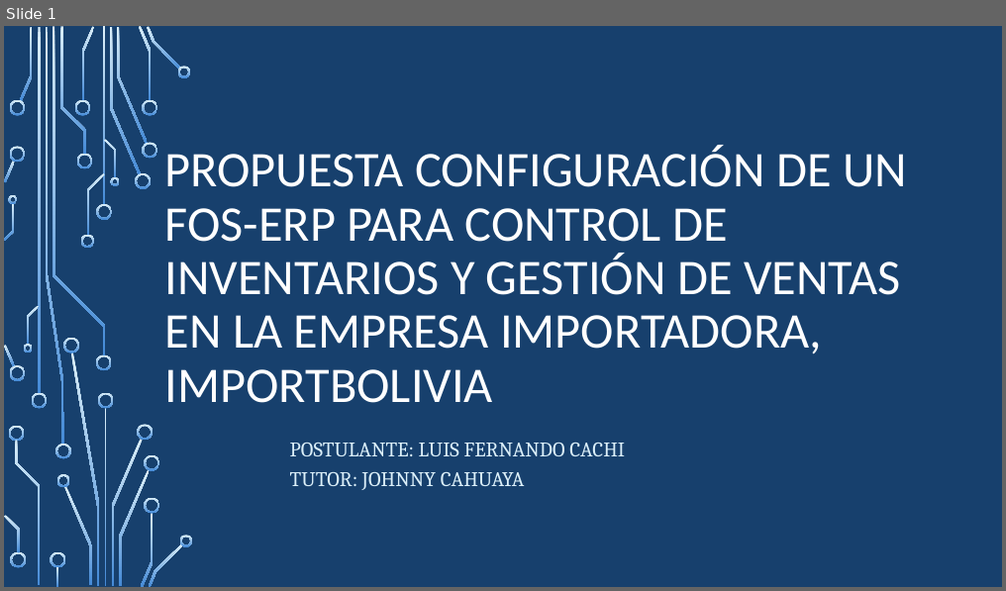
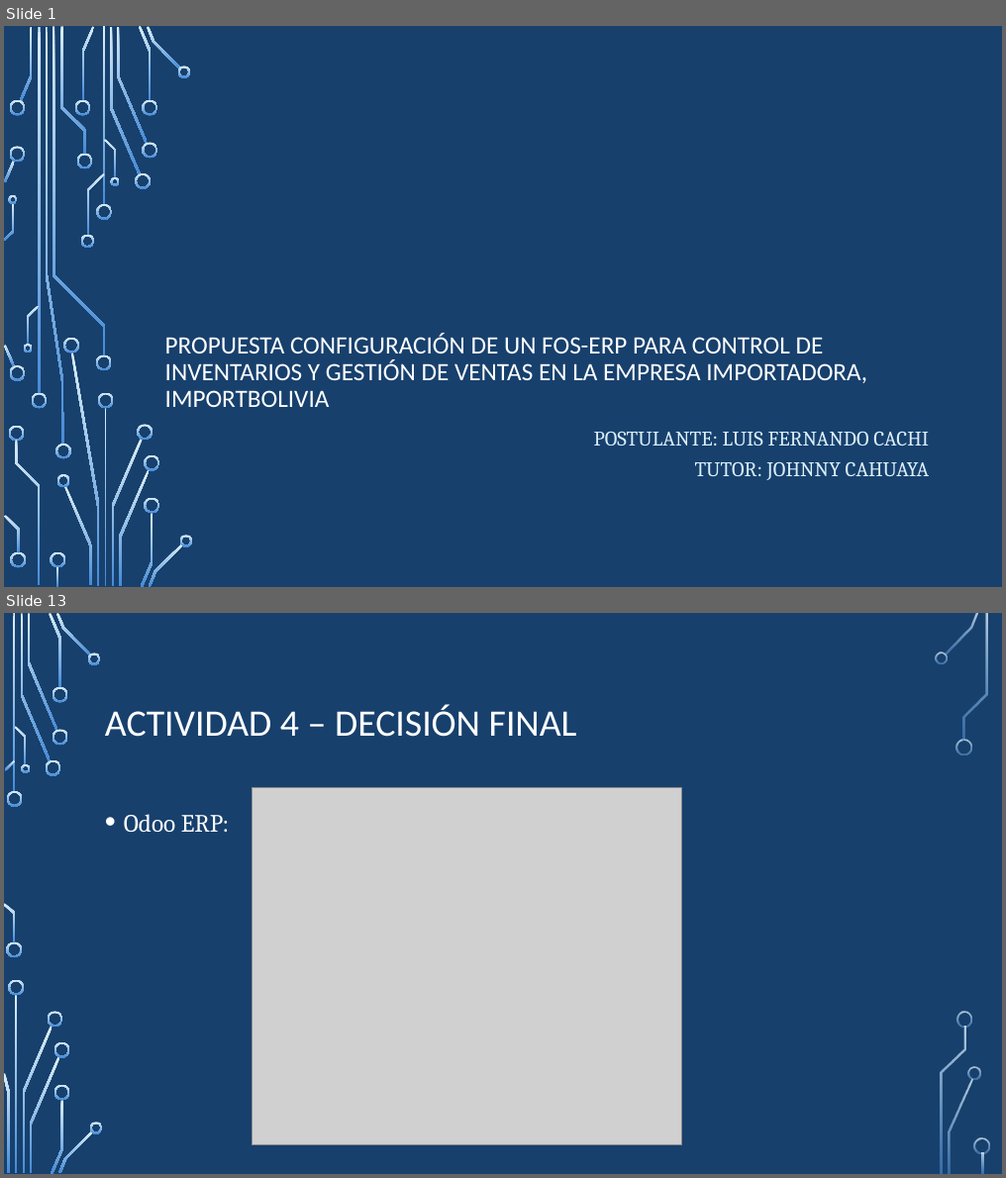
Before and after one commit to lufercc/ProyectoWord, a slide deck: monografia.pptx. Shown one above the other, each under a label of ours: slide 1 before the commit, slides 1 and 13 after it; the slides between them are not shown. The pictures are 1006x591 and 1006x1178 pixels, drawn with LibreOffice and Linux fonts; fonts in the diff are those of the drawing; grey boxes stand for pictures; background and template pictures are left out. Boxes give left, top, right and bottom in pixels: in the first picture for what was removed or moved away, otherwise in the second. Text is boxed around its words. In the diff, an @@ line names an element or a change of style, - is before the commit and + after.

```diff
--- a/monografia.pptx
+++ b/monografia.pptx
@@ slide 13 added at bbox=[4, 613, 1002, 1174], background picture (left out) @@
@@ title added at bbox=[105, 704, 577, 737], 36 pt, text #FFFFFF @@
+ACTIVIDAD 4 – DECISIÓN FINAL
@@ picture added at bbox=[252, 788, 681, 1146] @@
@@ text added at bbox=[124, 814, 229, 832], 24 pt, text #FFFFFF @@
+• Odoo ERP:
@@ group added at bbox=[4, 613, 990, 1174]: 33 freeform shapes, 3 rectangles @@
@@ slide 1 changed as well @@
@@ title "PROPUESTA CONFIGURACIÓN DE UN FOS-ERP ...": place and size @@
-title "PROPUESTA CONFIGURACIÓN DE UN FOS-ERP ..." at bbox=[165, 146, 907, 403]
+title "PROPUESTA CONFIGURACIÓN DE UN FOS-ERP ..." at bbox=[165, 333, 867, 407]
@@ title "PROPUESTA CONFIGURACIÓN DE UN FOS-ERP ..." at bbox=[165, 333, 867, 407]: size 48 to 24 pt @@
@@ subtitle "POSTULANTE: LUIS FERNANDO CACHI TUTOR: ...": place and size @@
-subtitle "POSTULANTE: LUIS FERNANDO CACHI TUTOR: ..." at bbox=[290, 443, 625, 490]
+subtitle "POSTULANTE: LUIS FERNANDO CACHI TUTOR: ..." at bbox=[594, 432, 930, 480]
@@ subtitle "POSTULANTE: LUIS FERNANDO CACHI TUTOR: ..." at bbox=[594, 432, 930, 480]: alignment left to right @@
```
Also in this commit, not shown: 14 other slides added.
